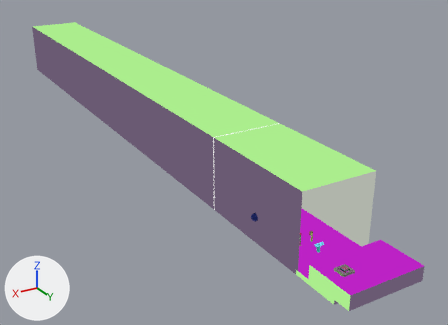
Two versions of the glTF model assets/scenes/jam6scene1.glb, one commit apart.
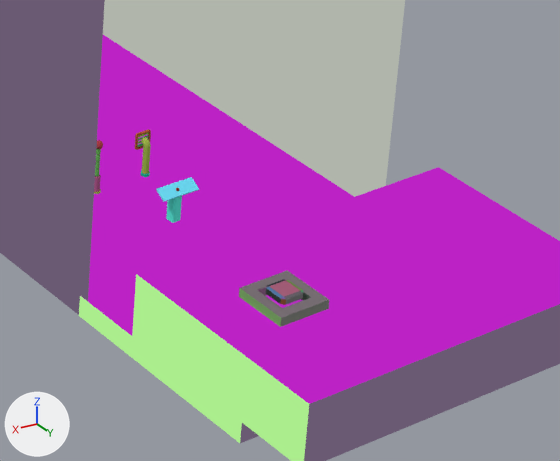
There are two pictures of each version: one whole from a 50 mm camera at (448.0, 523.0, 336.0) aimed at (-39.0, -289.0, -70.0), one close up on the part from 62% to 91% of the width and 61% to 95% of the height. The axes (+X, +Y, +Z) are drawn at lower left. The lights are the same throughout. Where no turn or scale is listed for an object, it has been applied to the vertices.

In view in the first close-up: 'Cube', 'Cube (1)', 'RoomWalls_Colored', 'block_bevel', 'block_tube', 'pedestal', 'pole'.
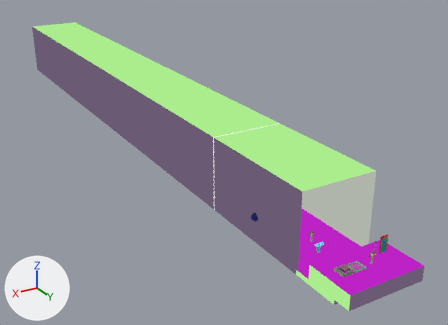
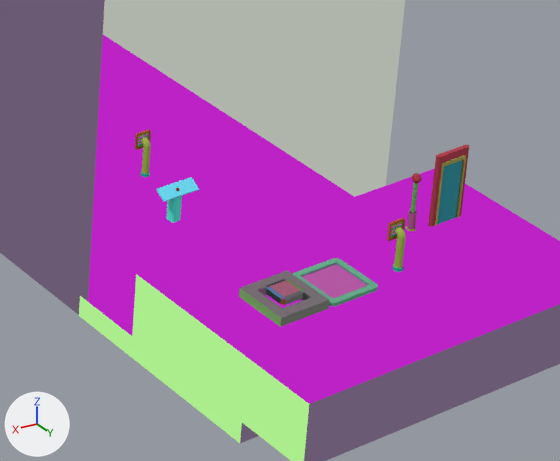
Where the change shows, as pixel boxes [x1, y1, x2, y2] in the close-ups (560 x 461 px):
```json
{"object": "charge_pad", "change": "added", "after": [292, 258, 378, 307]}
{"object": "doorway_wideThin.001", "change": "added", "after": [428, 145, 469, 226], "on screen": "red"}
{"object": "wall.001", "change": "added", "after": [437, 160, 462, 224], "on screen": "cyan"}
{"object": "pole", "change": "moved", "before": [94, 140, 103, 194], "after": [406, 173, 422, 231]}
{"object": "signal_spitter (1)", "change": "added", "after": [387, 218, 406, 272], "on screen": "green"}
```

The change, as JSON lines over the scene's bpy script:
```json
{"op": "add", "block": "mat_charge_pad", "code": ["mat_charge_pad = bpy.data.materials.new('charge_pad')", "# nodes: BsdfPrincipled, Mix, OutputMaterial, VertexColor"]}
{"op": "add", "block": "me_charge_pad", "code": ["me_charge_pad = bpy.data.meshes.new('charge_pad')", "me_charge_pad.from_pydata(...)  # 24 vertices, 44 faces; spans x -7.6..7.6, y -7.6..7.6, z 0.0..1.0", "me_charge_pad.materials.append(mat_charge_pad)  # its picture is missing"]}
{"op": "set", "path": "ob_pole.location", "old": "(49.8, 31.1, -37.2)", "new": "(18.6, 117.8, -13.4)"}
{"op": "add", "block": "ob_wall_001", "code": ["ob_wall_001 = bpy.data.objects.new('wall.001', me_wall)", "ob_wall_001.parent = ob_door_complete_001", "ob_wall_001.location = (0.0, 0.0, 0.0)", "ob_wall_001.rotation_euler = (0.0, 0.0, -1.571)  # degrees (0, 0, -90)", "ob_wall_001.scale = (0.62, 1.0, 1.7)"]}
{"op": "add", "block": "ob_door_complete_001", "code": ["ob_door_complete_001 = bpy.data.objects.new('door_complete.001', None)", "ob_door_complete_001.location = (8.9, 124.6, -12.8)", "ob_door_complete_001.rotation_euler = (0.0, 0.0, -1.571)  # degrees (0, 0, -90)", "ob_door_complete_001.scale = (10.0, 10.0, 10.0)"]}
{"op": "add", "block": "ob_doorway_widethin_001", "code": ["ob_doorway_widethin_001 = bpy.data.objects.new('doorway_wideThin.001', me_doorway_widethin)", "ob_doorway_widethin_001.parent = ob_door_complete_001", "ob_doorway_widethin_001.location = (0.0, 0.0, 0.0)", "ob_doorway_widethin_001.rotation_euler = (0.0, 0.0, -1.571)  # degrees (0, 0, -90)", "ob_doorway_widethin_001.scale = (1.0, 1.0, 2.0)"]}
{"op": "add", "block": "ob_signal_spitter__1", "code": ["ob_signal_spitter__1 = bpy.data.objects.new('signal_spitter (1)', me_signal_spitter)", "ob_signal_spitter__1.location = (35.4, 129.9, -12.9)", "ob_signal_spitter__1.scale = (5.0, 5.0, 5.0)"]}
{"op": "add", "block": "ob_charge_pad", "code": ["ob_charge_pad = bpy.data.objects.new('charge_pad', me_charge_pad)", "ob_charge_pad.location = (52.2, 126.9, -13.3)"]}
```
